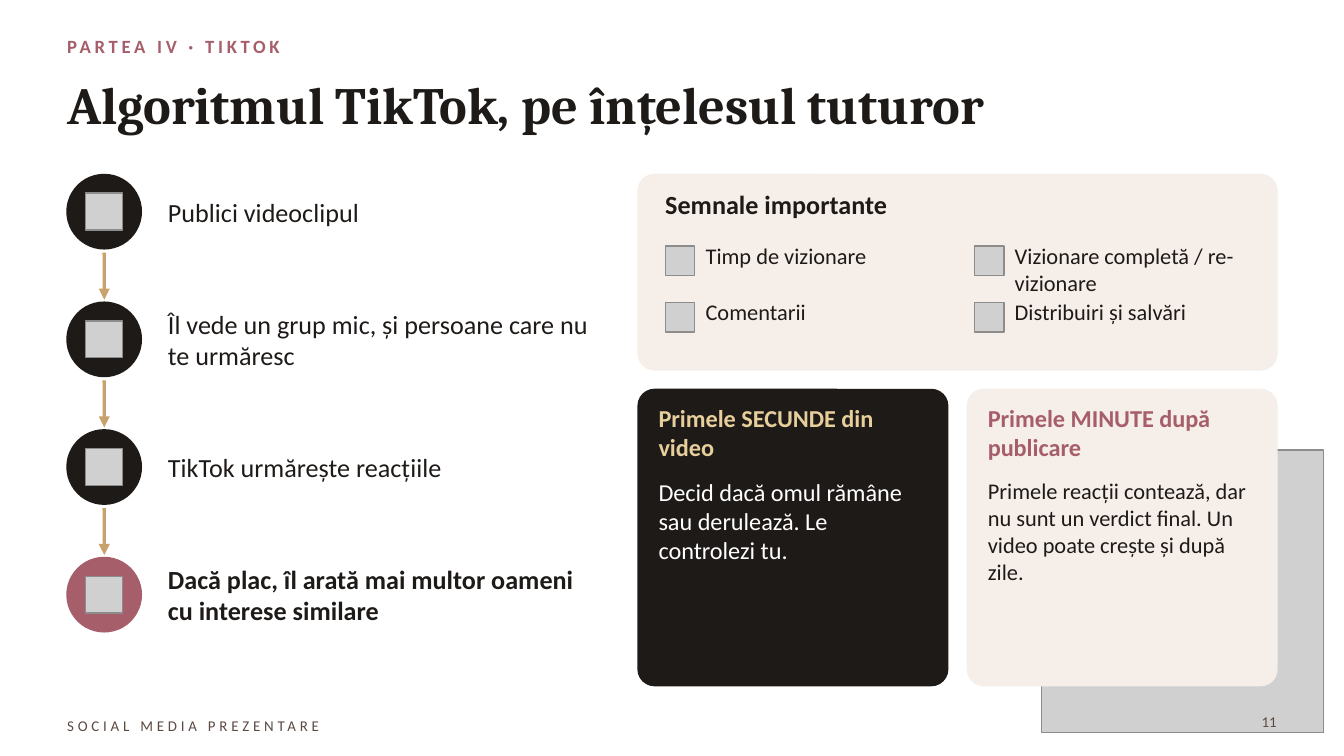
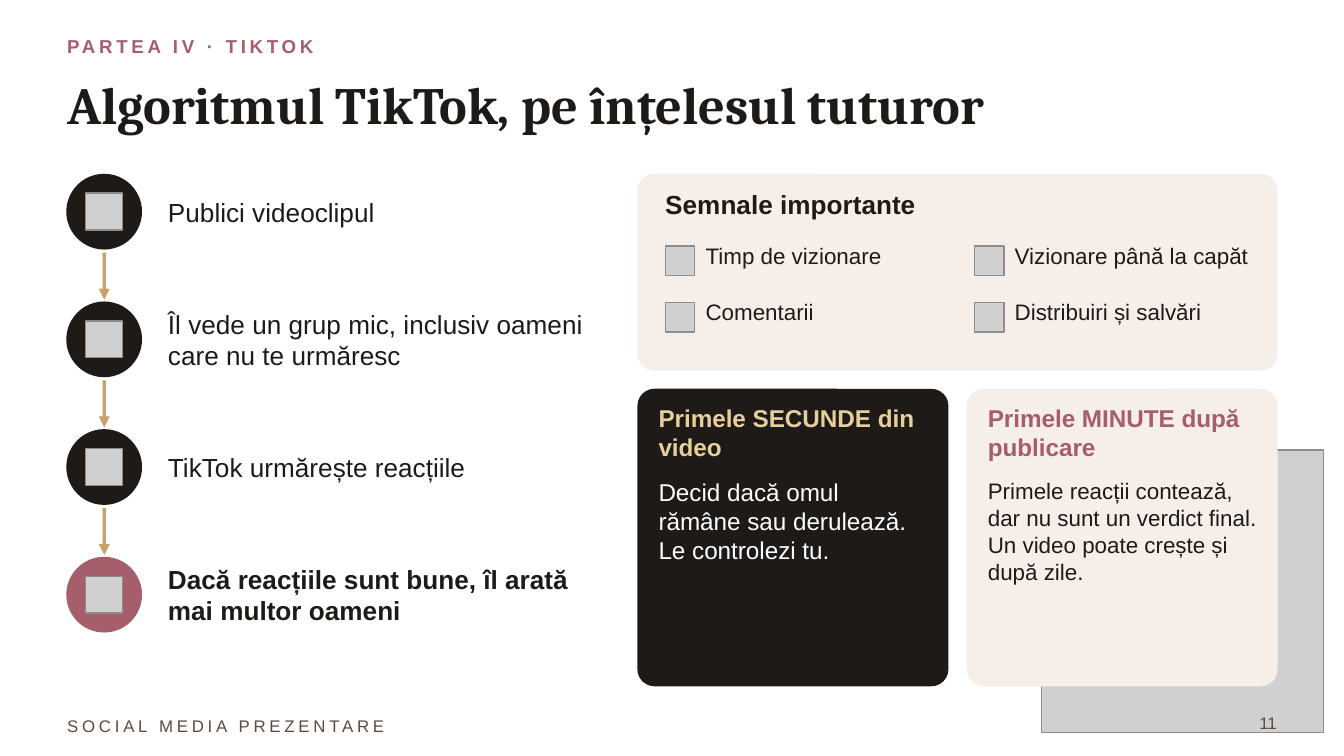
Before and after one commit to dianaavram2014/Blonde-ambition, a slide deck: slide 11 of SOCIAL_MEDIA_PREZENTARE.pptx. Drawn at 1344x756 pixels with LibreOffice and Linux fonts; fonts in the diff are those of the drawing; grey boxes stand for pictures. Boxes give left, top, right and bottom in pixels: in the first picture for what was removed or moved away, otherwise in the second. Text is boxed around its words. In the diff, an @@ line names an element or a change of style, - is before the commit and + after.

```diff
--- a/SOCIAL_MEDIA_PREZENTARE.pptx
+++ b/SOCIAL_MEDIA_PREZENTARE.pptx
@@ text at [1015, 247, 1248, 269]: text changed; font Calibri to Arial @@
-Vizionare completă / re-vizionare
+Vizionare până la capăt
@@ text at [168, 312, 583, 366]: text changed; font Calibri to Arial @@
-Îl vede un grup mic, și persoane care nu te urmăresc
+Îl vede un grup mic, inclusiv oameni care nu te urmăresc
@@ font Calibri to Arial in 11 elements at [67, 30, 1008, 63], [168, 203, 374, 227], [168, 457, 465, 483], [665, 195, 915, 220], [706, 247, 881, 269], [706, 303, 814, 321], [1015, 303, 1201, 325], [659, 409, 914, 456], [659, 483, 906, 560], [988, 409, 1240, 461], [988, 482, 1256, 585] @@
@@ text at [168, 569, 568, 621]: text changed; font Calibri to Arial @@
-Dacă plac, îl arată mai multor oameni cu interese similare
+Dacă reacțiile sunt bune, îl arată mai multor oameni
@@ text "SOCIAL MEDIA PREZENTARE" at [67, 712, 605, 739]: size 8 to 9 pt, font Calibri to Arial @@
@@ page number at [1259, 717, 1276, 733]: size 8 to 9 pt, font Calibri to Arial @@
```
Also in this commit, not shown: 19 other slides changed, 1 other file.
